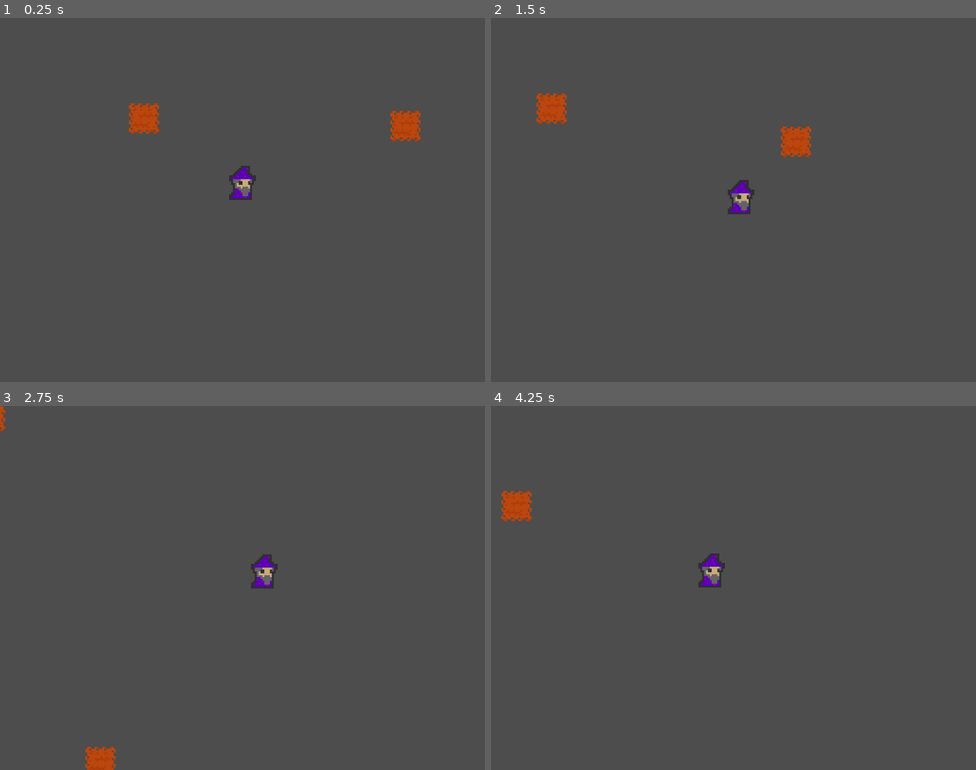
Above: before the commit, frames 1-4 (two rows, left to right).
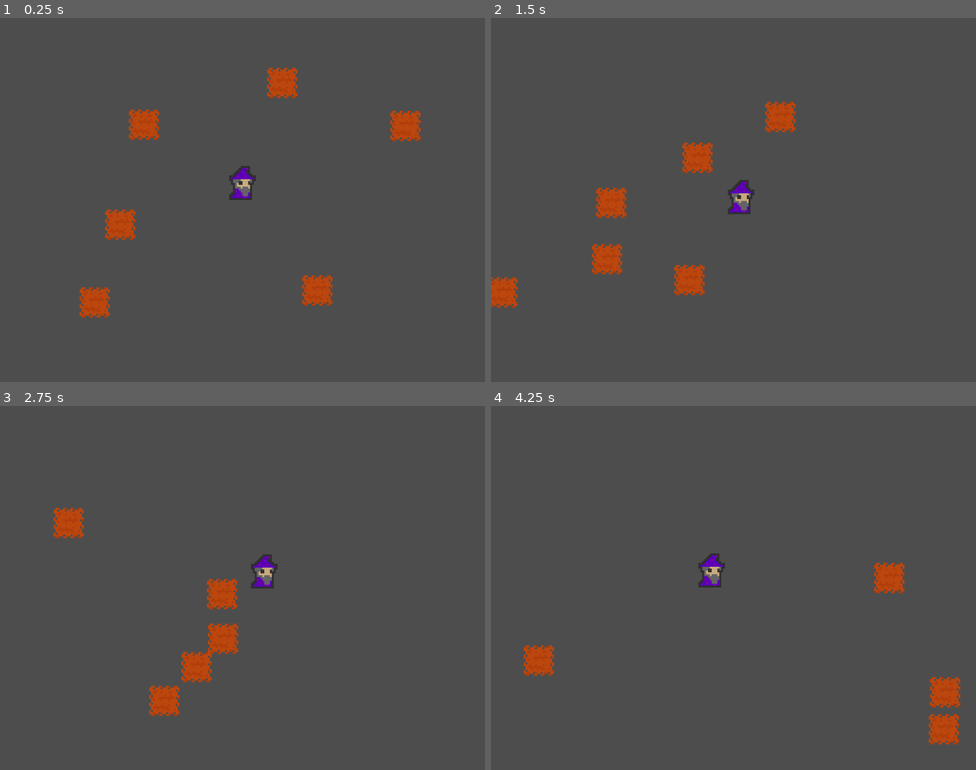
Above: after the commit, the same moments.

Repository: Pro1d/EchoesOfAmber
Game: Godot game, scene res://scenes/dev/leaves_dev.tscn
Two runs of this game, one before a commit and one after it. Both use one fixed random seed, a clock stepped at 60 frames per second and the inputs below. This scene is started directly instead of the project's main scene.
Inputs:
- Up to frame 1 (0.25 s): no input
- Up to frame 2 (1.5 s): hold D (move_right) 0.53-1.28 s; hold S (move_down) from 1.28 s (still down)
- Up to frame 3 (2.75 s): release S (move_down) at 2.03 s; hold D (move_right) from 2.03 s (still down)
- Up to frame 4 (4.25 s): release D (move_right) at 2.78 s; hold W (move_up) 2.78-3.53 s; hold A (move_left) from 3.53 s (still down)

The runs differ from the first frame. In frame 1, 2.1% of the frame differs, in the area x 16-69%, y 13-83%; in frame 2, 3.6%, in the area x 0-66%, y 20-80%; in frame 3, 2.7%; in frame 4, 2.3%.

Commit message:
Player leaves animation: starter ok

Diff:
--- a/scenes/dev/leaves_dev.tscn
+++ b/scenes/dev/leaves_dev.tscn
@@ -10,7 +10,19 @@
 [node name="Leave" parent="World/WorldTileMapLayer" index="1" instance=ExtResource("2_cssdu")]
 position = Vector2(86, -39)
 
-[node name="Leave2" parent="World/WorldTileMapLayer" index="2" instance=ExtResource("2_cssdu")]
+[node name="Leave3" parent="World/WorldTileMapLayer" index="2" instance=ExtResource("2_cssdu")]
+position = Vector2(-78, 54)
+
+[node name="Leave4" parent="World/WorldTileMapLayer" index="3" instance=ExtResource("2_cssdu")]
+position = Vector2(39, 51)
+
+[node name="Leave5" parent="World/WorldTileMapLayer" index="4" instance=ExtResource("2_cssdu")]
+position = Vector2(24, -63)
+
+[node name="Leave6" parent="World/WorldTileMapLayer" index="5" instance=ExtResource("2_cssdu")]
+position = Vector2(-67, 11)
+
+[node name="Leave2" parent="World/WorldTileMapLayer" index="6" instance=ExtResource("2_cssdu")]
 position = Vector2(-52, -43)
 
 [editable path="World"]
--- a/scenes/leave.tscn
+++ b/scenes/leave.tscn
@@ -8,9 +8,11 @@
 [node name="Leave" type="RigidBody2D"]
 collision_layer = 4
 collision_mask = 5
+linear_damp = 1.0
 script = ExtResource("1_gjxgv")
 
 [node name="CollisionShape2D" type="CollisionShape2D" parent="."]
+scale = Vector2(0.2, 0.2)
 shape = SubResource("CircleShape2D_gkaol")
 
 [node name="AnimatedSprite2D" type="AnimatedSprite2D" parent="."]
--- a/scenes/player.tscn
+++ b/scenes/player.tscn
@@ -27,5 +27,5 @@
 monitorable = false
 
 [node name="CollisionShape2D" type="CollisionShape2D" parent="LeavesAttractionArea"]
-scale = Vector2(4.9, 4.9)
+scale = Vector2(7, 7)
 shape = SubResource("CircleShape2D_7oolu")
--- a/scripts/leave.gd
+++ b/scripts/leave.gd
@@ -14,10 +14,16 @@
 func _physics_process(_delta: float) -> void:
 	if self.atraction_point != null:
 		# TODO : change the vector in function of the distance
-		var target := atraction_point.position
-		var dir_to_target := self.position - target
-		var direction_vector := dir_to_target.rotated(deg_to_rad(170))
-		apply_central_force(direction_vector * 8)
+		var target := atraction_point.global_position
+		var pull_vector := (target - self.global_position).normalized()
+		var tangent := Vector2(-pull_vector.y, pull_vector.x)
+		var max_dist := 96.0
+		var distance_ratio := clampf((target - self.global_position).length() / max_dist, 0.0, 1.0)
+
+		var pull_force := 300.0 * (1.0 - distance_ratio)
+		var tangential_force := 150.0 * distance_ratio
+		apply_central_force(pull_vector * pull_force)
+		apply_central_force(tangent * tangential_force)
 	else:
 		pass
 
Not shown, changed: .gitignore
